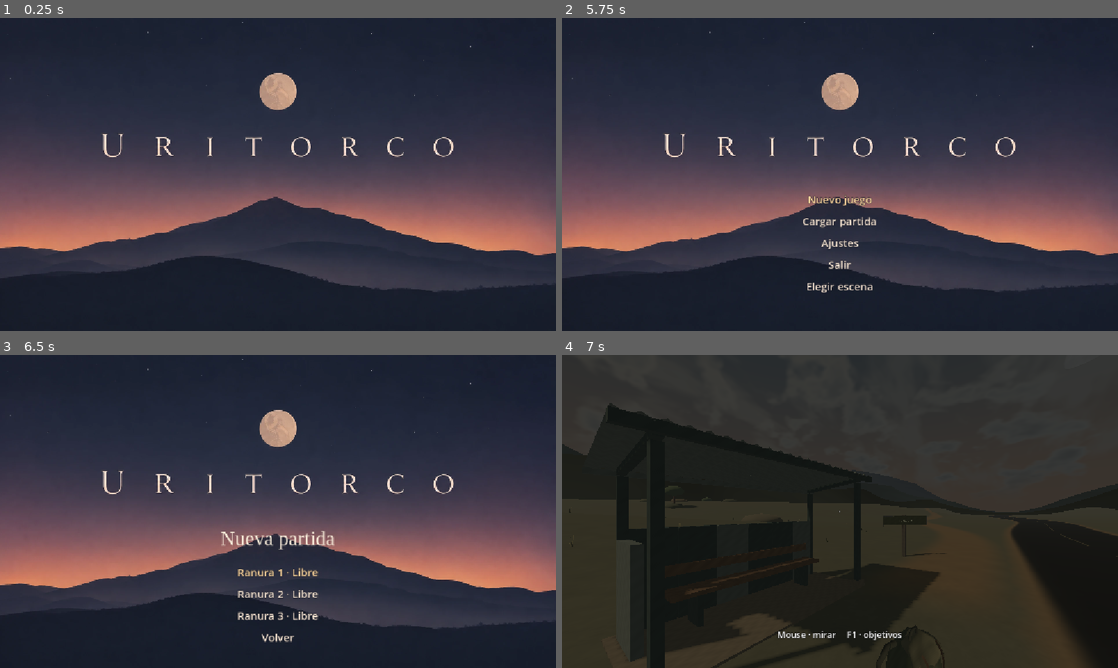
Above: before the commit, frames 1-4 (two rows, left to right).
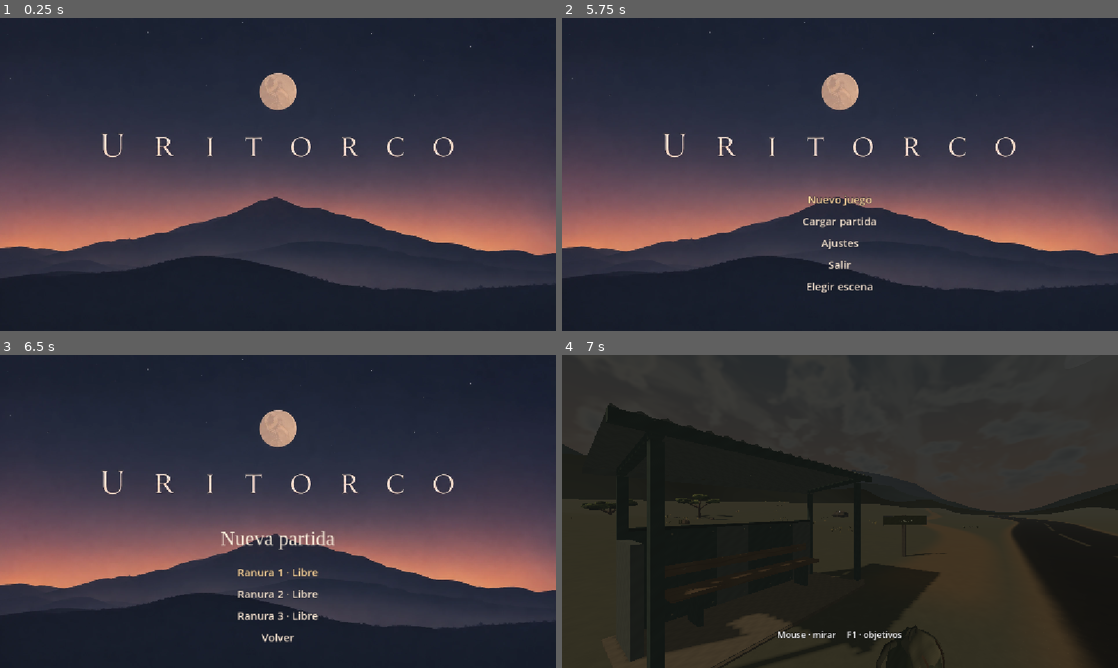
Above: after the commit, the same moments.

Repository: ignacioaragues/uritorco
Game: Godot game, scene res://main.tscn
Two runs of this game, one before a commit and one after it. Both use one fixed random seed, a clock stepped at 60 frames per second and the inputs below. Sound files missing from this copy of the repository are replaced by a short silence.
Inputs (mouse positions are in pixels of both pictures, inside the frame that each line leads up to):
- Up to frame 1 (0.25 s): no input
- Up to frame 2 (5.75 s): tap Enter at 0.5, 2, 3.5 s; move the mouse to (962, 158) at 0.52 s; hold Right 0.53-1.28 s; tap E at 0.6, 4.55, 5.1 s; click (962, 158) at 0.67 s; tap Space at 0.77, 1.07, 1.25, 1.52, 1.82, 2.75, 3.02, 3.32, 3.77, 3.8, 4.07, 4.25, 4.35, 4.52, 4.82 s; tap L at 0.8, 1.35, 5.3 s; move the mouse to (728, 190) at 1.27 s; hold Down 1.28-2.03 s; click (728, 190) at 1.42 s; tap B at 1.55, 2.1 s; move the mouse to (895, 105) at 2.02 s; hold Right 2.03-2.78 s; click (895, 105) at 2.17 s; tap Tab at 2.3, 2.85 s; move the mouse to (812, 237) at 2.77 s; hold Up 2.78-3.53 s; click (812, 237) at 2.92 s; tap M at 3.05, 3.6 s; move the mouse to (1006, 221) at 3.52 s; hold Left 3.53-5.03 s; click (1006, 221) at 3.67 s; tap Escape at 4.15 s; move the mouse to (673, 127) at 4.27 s; click (673, 127) at 4.42 s; move the mouse to (867, 174) at 5.02 s; hold Down from 5.03 s (still down); click (867, 174) at 5.17 s
- Up to frame 3 (6.5 s): release Down at 5.75 s; click "Nuevo juego" at 5.75 s
- Up to frame 4 (7 s): click "Ranura 1 · Libre" at 6.5 s

Frames 1-3 are identical in both runs. In frame 4, 0.4% of the frame differs, in the area x 1-58%, y 41-100%.

Commit message:
Afinar el arte del prólogo y la cuerda de la laja

Diff:
--- a/game-recovered/carteleria.gd
+++ b/game-recovered/carteleria.gd
@@ -1,6 +1,7 @@
 extends RefCounted
 
 const Kit = preload("res://equipo_campo.gd")
+const Refuge = preload("res://refugio.gd")
 const STATION := "Puesto de Observación Serrana"
 const DESTINATION := "Capilla del Monte"
 
@@ -110,11 +111,14 @@
 	stop.name = "Abrigo de ómnibus"
 	parent.add_child(stop)
 	stop.position = at
-	var steel := Kit.material("485b55", false, 0.72)
-	var galvanized := Kit.material("7d887e", false, 0.64)
-	var stone := Kit.material("91836a")
-	var seated := Kit.material("8a6c4f", true)
+	var steel := Kit.material("52665c", false, 0.84)
+	var galvanized := Kit.material("777e73", false, 0.79)
+	var stone := Kit.material("9c8b70")
+	var seated := Refuge.wood("907456", true)
+	var edge := Kit.material("415047")
+	var fastener := Kit.material("a39879", false, 0.61)
 	Kit.block(stop, Vector3(0, 0.014, 0.02), Vector3(3.69, 0.034, 1.58), stone)
+	Kit.block(stop, Vector3(0.0, 0.009, 0.823), Vector3(3.68, 0.027, 0.065), Kit.material("85765f"))
 	for sign_x in [-1.68, 1.68]:
 		solid(stop, Vector3(sign_x, 1.10, 0.71), Vector3(0.10, 2.20, 0.105), steel)
 		solid(stop, Vector3(sign_x, 1.01, -0.68), Vector3(0.10, 2.03, 0.105), steel)
@@ -124,8 +128,12 @@
 	for i in 6:
 		var x := -1.38 + i * 0.55
 		Kit.block(stop, Vector3(x, 0.69, -0.70), Vector3(0.528, 1.33, 0.10), galvanized if i % 3 == 2 else steel)
+		for y in [0.11, 1.268]:
+			var bolt := Kit.cylinder(stop, Vector3(x + 0.202, y, -0.644), 0.011, 0.011, 0.009, fastener)
+			bolt.rotation.x = PI * 0.5
 	solid(stop, Vector3(0, 0.69, -0.735), Vector3(3.35, 1.34, 0.09), steel)
 	solid(stop, Vector3(-1.68, 0.62, -0.30), Vector3(0.108, 1.24, 0.71), galvanized)
+	Kit.block(stop, Vector3(0.0, 1.356, -0.69), Vector3(3.35, 0.044, 0.113), edge)
 	Kit.block(stop, Vector3(0, 2.285, 0.869), Vector3(3.98, 0.103, 0.072), steel)
 	Kit.block(stop, Vector3(0, 2.085, -0.888), Vector3(3.98, 0.073, 0.068), galvanized)
 	roof(stop, galvanized)
@@ -137,3 +145,6 @@
 	for x in [-1.0, 1.0]:
 		solid(stop, Vector3(x, 0.25, -0.30), Vector3(0.071, 0.47, 0.35), steel, bench_tag)
 	solid(stop, Vector3(0, 0.773, -0.51), Vector3(2.68, 0.142, 0.064), seated, bench_tag)
+	for x in [-1.08, 1.08]:
+		var bolt := Kit.cylinder(stop, Vector3(x, 0.773, -0.474), 0.013, 0.013, 0.008, fastener)
+		bolt.rotation.x = PI * 0.5
--- a/game-recovered/llegada.gd
+++ b/game-recovered/llegada.gd
@@ -3,6 +3,8 @@
 const Signage = preload("res://carteleria.gd")
 const FieldKit = preload("res://equipo_campo.gd")
 const Refuge = preload("res://refugio.gd")
+const Flora = preload("res://flora.gd")
+const Stone = preload("res://piedra_serrana.gd")
 const STOP_START := Vector3(-2.82, 0.12, -6.43)
 const STOP_CENTER := Vector3(-0.57, 0.0, -9.55)
 const BRIDGE_WATER_Y := -0.71
@@ -11,8 +13,14 @@
 
 const ACTIONS = ["Recoger la mochila", "Saltar el tronco", "", "Probar la brújula", "Consultar el mapa", "Trepar con la cuerda", "Encender la linterna", "Seguir el sendero"]
 const HEADINGS = [0.0, -0.52, 0.72, 1.05, -0.8, 0.26, -1.19, 0.5]
-const DUSK = [0.0, 0.0, 0.0, 0.25, 0.51, 0.76, 0.95, 1.0]
-const DARK = [0.0, 0.0, 0.0, 0.02, 0.14, 0.44, 0.76, 0.90]
+const DUSK = [0.0, 0.0, 0.0, 0.25, 0.45, 0.63, 0.91, 1.0]
+const DARK = [0.0, 0.0, 0.0, 0.0, 0.0, 0.0, 0.64, 0.90]
+const LEDGE_ROPE = [
+	Vector3(0.16, 0.073, -10.18), Vector3(0.10, 0.69, -10.29),
+	Vector3(0.10, 1.30, -10.56), Vector3(0.12, 1.44, -10.63),
+	Vector3(0.14, 1.49, -10.73), Vector3(0.19, 1.50, -11.04),
+	Vector3(0.32, 1.55, -11.57),
+]
 const SOIL = ["77765d", "786e50", "697353", "7d7958", "83724f", "777260", "666754", "6f7259"]
 const TRACK = ["9c815c", "aa866a", "98836a", "a88c65", "be9b71", "987457", "937a62", "988571"]
 
@@ -168,19 +176,35 @@
 static func dress_landscape(v, center: Vector3, index: int):
 	var rng := RandomNumberGenerator.new()
 	rng.seed = 263 + 117 * index
+	var stones := Stone.surface()
 	for side in [-1, 1]:
 		for slot in 14:
 			var d := rng.randf_range(-24.0, 84.0)
 			var x: float = side * rng.randf_range(5.3, 27.0) + track_x(index, d)
-			if index == 0 and (absf(d - 3.0) < 6.0 or (x > 0 and absf(-d - branch_z(x)) < 3.8)): continue
-			if index == 2 and absf(d - 10.45) < 4.7: continue
+			if not clear_verge(index, x, d, 3.9): continue
 			var foot := center + Vector3(x, ground_height(index, x, d), -d)
-			var size_m := rng.randf_range(0.64, 1.8)
-			v.stone(foot, Vector3(2.7, 1.0, 2.4) * size_m, ["827b64", "787858", "666950", "89795d"][slot % 4])
-			if slot % 3 == index % 3:
-				v.box(foot + Vector3.UP * size_m, Vector3(0.14, 2.05, 0.16) * size_m, "6b5745")
-				v.stone(foot + Vector3.UP * 2.2 * size_m, Vector3(2.4, 1.42, 2.2) * size_m, ["657551", "58644e", "777856"][slot % 3])
-	dress_verges(v, center, index, rng)
+			if slot % 4 == 1:
+				var species: Flora.Kind = [Flora.Kind.MOLLE, Flora.Kind.TALA, Flora.Kind.ESPINILLO][(floori(slot * 0.25) + index) % 3]
+				Flora.tree(v, foot, species, rng.randf_range(0.82, 1.42), rng.randf() * TAU)
+			else:
+				var size_m := rng.randf_range(0.65, 1.68)
+				var rock := Stone.fragment(stones, foot, Vector3(2.3, 0.66, 1.88) * size_m, rng.randf() * TAU, rng)
+				if absf(x) < 22.0 and d > -10.0 and d < 31.0:
+					Stone.solid(v, foot, rock, "Piedra de la ladera")
+	var roots := dress_verges(center, index, rng, stones)
+	Stone.finish(v, stones, "Piedras de la huella")
+	Flora.grass_batch(v, roots)
+
+static func clear_verge(index: int, x: float, distance: float, shoulder: float) -> bool:
+	if index == 0:
+		var z := -distance
+		var road := -3.0 + 3.1 * sin(x * 0.055) * smoothstep(13.0, 55.0, absf(x))
+		if absf(z - road) < 3.28 + shoulder * 0.21: return false
+		if x > 0.0 and absf(z - branch_z(x)) < shoulder: return false
+		return absf(x - STOP_CENTER.x) > 2.80 or absf(z - STOP_CENTER.z) > 3.9
+	if index == 2 and absf(distance - 10.45) < 5.10: return false
+	if index in [1, 5] and distance > 6.9 and distance < 15.1 and absf(x) < 5.4: return false
+	return absf(x - track_x(index, distance)) > shoulder
 
 static func ridge_materials(v) -> Array[ShaderMaterial]:
 	var materials: Array[ShaderMaterial] = []
@@ -234,38 +258,26 @@
 		v.add_child(ridge)
 		ridge.position = center
 
-static func dress_verges(v, center: Vector3, index: int, rng: RandomNumberGenerator):
-	var grass := SurfaceTool.new()
-	grass.begin(Mesh.PRIMITIVE_TRIANGLES)
-	var material := StandardMaterial3D.new()
-	material.vertex_color_use_as_albedo = true
-	material.cull_mode = BaseMaterial3D.CULL_DISABLED
-	grass.set_material(material)
-	for tuft in 65:
-		var d := rng.randf_range(-12.0, 36.0)
-		var side := -1.0 if tuft % 2 == 0 else 1.0
-		var x := track_x(index, d) + side * rng.randf_range(1.92, 4.8)
-		if index == 0:
-			x = rng.randf_range(-14.0, 20.0)
-			if absf(d - 3.0) < 3.6 or (x > 0 and absf(-d - branch_z(x)) < 2.8): continue
-			if absf(x) < 2.1 and d > 5.6 and d < 9.1: continue
-		elif d > 6.9 and d < 14.8 and index in [1, 2, 5]:
-			continue
-		var root := Vector3(x, ground_height(index, x, d) - 0.022, -d)
-		for blade in 4:
-			var angle := rng.randf() * TAU
-			var lean := Vector3(cos(angle), 0, sin(angle))
-			var offset := lean * rng.randf_range(0.05, 0.14)
-			var width := Vector3(-offset.z, 0, offset.x) * 0.19
-			var tip := root + offset * 1.34 + Vector3.UP * rng.randf_range(0.105, 0.43)
-			for vertex in [root + width, root - width, tip]:
-				grass.set_color(Color("#a9a075") if vertex == tip else Color("#656345"))
-				grass.set_normal(Vector3.UP)
-				grass.add_vertex(vertex)
-	var verge := MeshInstance3D.new()
-	verge.mesh = grass.commit()
-	v.add_child(verge)
-	verge.position = center
+static func dress_verges(center: Vector3, index: int, rng: RandomNumberGenerator, stones: SurfaceTool) -> Array[Vector4]:
+	var roots: Array[Vector4] = []
+	for clump in 100:
+		var distance := rng.randf_range(-10.0, 47.0)
+		var side := -1.0 if clump % 2 == 0 else 1.0
+		var x := track_x(index, distance) + side * rng.randf_range(2.1, 11.5)
+		if index == 0: x = rng.randf_range(-24.0, 28.0)
+		if not clear_verge(index, x, distance, 2.2): continue
+		for tuft in rng.randi_range(2, 5):
+			var t_x := x + rng.randf_range(-0.85, 0.85)
+			var t_d := distance + rng.randf_range(-0.65, 0.65)
+			if not clear_verge(index, t_x, t_d, 1.94): continue
+			var foot := center + Vector3(t_x, ground_height(index, t_x, t_d) - 0.047, -t_d)
+			roots.append(Vector4(foot.x, foot.y, foot.z, rng.randf_range(0.41, 0.97)))
+		if clump % 3 == 0:
+			var foot := center + Vector3(x, ground_height(index, x, distance) - 0.026, -distance)
+			var width := rng.randf_range(0.12, 0.56)
+			Stone.fragment(stones, foot, Vector3(width, width * rng.randf_range(0.27, 0.67), width * 0.73),
+				rng.randf() * TAU, rng)
+	return roots
 
 static func build_stop(v, center: Vector3):
 	Signage.shelter(v, center + STOP_CENTER)
@@ -297,12 +309,18 @@
 	flow.shader = preload("res://arroyo.gdshader")
 	water.material_override = flow
 	water.cast_shadow = GeometryInstance3D.SHADOW_CASTING_SETTING_OFF
+	var nail := FieldKit.material("786b5b", false, 0.62)
 	for index in 16:
 		var plank := center + Vector3(0, -0.067, -7.18 - index * 0.47)
-		var tone: String = ["987954", "8d775e", "9c7c58"][index % 3]
+		var tone: String = ["8c775d", "81725d", "927e64", "877561"][index % 4]
 		var board: MeshInstance3D = v.box(plank, Vector3(2.76, 0.15, 0.47), tone, true)
 		board.get_child(0).set_meta("footstep", &"wood")
-		board.material_override = Refuge.wood(tone, true)
+		(board.mesh as BoxMesh).size.z = 0.459
+		var finish := Refuge.wood(tone, true)
+		finish.set_shader_parameter("grain_strength", 0.125)
+		board.material_override = finish
+		for x in [-1.15, 1.15]:
+			FieldKit.cylinder(board, Vector3(x, 0.076, 0.13), 0.018, 0.016, 0.006, nail)
 	var railing := Refuge.wood("735944")
 	for side in [-1, 1]:
 		var rail: MeshInstance3D = v.box(center + Vector3(side * 1.38, 0.81, -10.45), Vector3(0.13, 0.11, 5.55), "735944", true)
@@ -332,24 +350,57 @@
 			surface.add_vertex(p)
 	surface.generate_normals()
 	var slab: MeshInstance3D = v.prop(surface.commit(), center, "887a6d", true, ACTIONS[5])
-	(slab.material_override as StandardMaterial3D).cull_mode = BaseMaterial3D.CULL_DISABLED
-	for offset in [-1.45, 1.3]:
-		v.stone(center + Vector3(offset, 0.4, -11.0), Vector3(1.05, 1.39, 1.22), "7a7064")
-	var points := [
-		Vector3(0.17, 0.13, -10.14), Vector3(0.075, 0.66, -10.30),
-		Vector3(0.11, 1.19, -10.55), Vector3(0.11, 1.46, -10.82),
-		Vector3(0.20, 1.47, -11.16), Vector3(0.32, 1.58, -11.55)
-	]
-	for i in range(points.size() - 1):
-		var from: Vector3 = center + points[i]
-		var to: Vector3 = center + points[i + 1]
-		var sway: MeshInstance3D = v.box(from.lerp(to, 0.5), Vector3(0.033, 0.033, from.distance_to(to) + 0.035), "c7a278")
-		sway.look_at(to)
+	slab.get_child(0).set_meta("footstep", &"stone")
+	slab.mesh = ledge_face(rows)
+	var rock := Stone.paint("#948371")
+	rock.set_shader_parameter("bedding", 0.72)
+	slab.material_override = rock
+	var pieces := Stone.surface()
+	var rng := RandomNumberGenerator.new()
+	rng.seed = 53091
+	for offset in [-1.54, 1.47]:
+		Stone.fragment(pieces, center + Vector3(offset, 0.37, -11.02), Vector3(0.98, 0.93, 1.44), offset * 0.48, rng)
+		Stone.fragment(pieces, center + Vector3(offset * 0.91, 0.12, -10.32), Vector3(0.68, 0.39, 0.74), -offset, rng)
+	Stone.finish(v, pieces, "Piedras junto a la laja")
+	var points := PackedVector3Array()
+	for point: Vector3 in LEDGE_ROPE: points.append(center + point)
+	var hemp := Refuge.cloth("bbaa83", "a4906e", 0.19)
+	FieldKit.cord(v, points, 0.023, hemp)
+	var peg := FieldKit.material("655345", false, 0.64)
+	var anchor: Vector3 = center + LEDGE_ROPE.back()
+	FieldKit.cylinder(v, anchor + Vector3.DOWN * 0.07, 0.018, 0.018, 0.13, peg)
 	var knot := TorusMesh.new()
-	knot.inner_radius = 0.037
-	knot.outer_radius = 0.082
-	var loop: MeshInstance3D = v.prop(knot, center + Vector3(0.32, 1.55, -11.55), "b9956a")
-	loop.rotation.z = 0.4
+	knot.inner_radius = 0.030
+	knot.outer_radius = 0.058
+	var loop := FieldKit.mesh_part(v, knot, anchor, peg)
+	loop.rotation.x = 0.68
+
+static func ledge_face(rows: Array) -> ArrayMesh:
+	const COLUMNS := 15
+	const STEPS_PER_ROW := 4
+	var surface := SurfaceTool.new()
+	surface.begin(Mesh.PRIMITIVE_TRIANGLES)
+	var last_row := rows.size() - 1
+	for row in range(last_row * STEPS_PER_ROW + 1):
+		var level := float(row) / STEPS_PER_ROW
+		var segment := mini(floori(level), last_row - 1)
+		var step := level - segment
+		for column in COLUMNS:
+			var across := float(column) / (COLUMNS - 1)
+			var lower: Vector3 = rows[segment][0].lerp(rows[segment][1], across)
+			var upper: Vector3 = rows[segment + 1][0].lerp(rows[segment + 1][1], across)
+			var point := lower.lerp(upper, step)
+			var shoulder := smoothstep(0.22, 1.55, absf(point.x))
+			point.z += sin(point.x * 5.8 + level * 3.7) * 0.11 * shoulder
+			point.y += sin(point.x * 3.28 - level * 1.5) * shoulder * 0.064
+			surface.add_vertex(point)
+			if row > 0 and column > 0:
+				var a := (row - 1) * COLUMNS + column - 1
+				for vertex in [a, a + COLUMNS, a + 1, a + 1, a + COLUMNS, a + COLUMNS + 1]:
+					surface.add_index(vertex)
+	surface.generate_normals()
+	return surface.commit()
+
 static func sign_at(v, point: Vector3, caption: String):
 	v.box(point + Vector3(0, 0.85, 0), Vector3(0.1, 1.7, 0.1), "5e5042")
 	v.box(point + Vector3.UP * 1.55, Vector3(1.55, 0.48, 0.09), "514d40")
--- a/game-recovered/llegada_suelo.gdshader
+++ b/game-recovered/llegada_suelo.gdshader
@@ -5,42 +5,72 @@
 uniform vec4 track_tint : source_color;
 uniform sampler2D brushwork : filter_linear_mipmap, repeat_enable;
 varying vec3 ground;
+varying float slope_amount;
 
 void vertex() {
 	ground = VERTEX;
+	slope_amount = 1.0 - abs(NORMAL.y);
+}
+
+float pigment(vec3 sample_color) {
+	return dot(sample_color, vec3(0.30, 0.59, 0.11));
+}
+
+float stone_grit(vec2 p) {
+	vec2 grid = floor(p);
+	float seed = fract(sin(dot(grid, vec2(41.7, 289.1))) * 19348.37);
+	vec2 chip = fract(p) - (0.28 + vec2(seed, fract(seed * 7.3)) * 0.44);
+	float facets = abs(chip.x) + abs(chip.y) * 0.81;
+	return step(0.62, seed) * (1.0 - smoothstep(0.098, 0.158, facets));
 }
 
 void fragment() {
 	float distance = -ground.z;
 	float pixel_size = max(length(dFdx(ground.xz)), length(dFdy(ground.xz)));
-	float grain = sin(ground.x * 5.1 + sin(ground.z * 2.1)) * sin(ground.z * 3.7);
-	grain *= 1.0 - smoothstep(0.08, 0.42, pixel_size);
 	vec2 p = ground.xz;
-	vec3 broad_brush = texture(brushwork, p * 0.085).rgb;
-	vec3 fine_brush = texture(brushwork, vec2(p.x + p.y * 0.21, p.y - p.x * 0.18) * 0.47).rgb;
-	float strokes = dot(mix(broad_brush, fine_brush, 0.65), vec3(0.30, 0.59, 0.11));
-	float edge_wear = (strokes - 0.5) * 0.67;
+	float earth = pigment(texture(brushwork, p * 0.108).rgb);
+	vec2 brush_dir = vec2(p.x + p.y * 0.37, p.y - p.x * 0.34);
+	float brush = pigment(texture(brushwork, brush_dir * 0.39 + vec2(0.17, 0.43)).rgb);
+	float edge_wear = (earth - 0.5) * 1.3 + (brush - 0.5) * 0.52;
 	float x = 4.7 * sin(distance * 0.103) * smoothstep(15.0, 29.0, abs(distance));
 	if (fragment_index == 3) { x = 3.6 * sin(distance * 0.13); }
 	if (fragment_index == 4) { x = -4.8 * sin(distance * 0.105); }
 	if (fragment_index == 6) { x = 5.0 * sin(distance * 0.113); }
 	if (fragment_index == 7) { x = -4.4 * sin(distance * 0.14) + 0.11 * distance; }
-	float track = 1.0 - smoothstep(0.76, 1.79, abs(ground.x - x) + grain * 0.16 + edge_wear);
-	vec3 color = mix(soil_tint.rgb, track_tint.rgb, track);
+	float track = 1.0 - smoothstep(0.70, 1.86, abs(ground.x - x) + edge_wear);
+	vec3 meadow = soil_tint.rgb * (0.91 + 0.19 * earth);
+	vec3 trail = track_tint.rgb * (0.86 + 0.28 * earth);
+	vec3 color = mix(meadow, trail, track);
+	if (fragment_index == 1 || fragment_index == 5) {
+		float slope = smoothstep(0.16, 0.72, slope_amount);
+		float exposure = brush * 0.64 + earth * 0.36;
+		vec3 cut = mix(trail, vec3(0.41, 0.35, 0.30), 0.57) * (0.79 + exposure * 0.33);
+		color = mix(color, cut, slope * 0.90);
+	}
+	float detail = 0.0;
+	if (pixel_size < 0.075) {
+		detail = stone_grit(brush_dir * 14.2) * (1.0 - smoothstep(0.022, 0.075, pixel_size));
+	}
+	color += vec3(0.061, 0.053, 0.041) * detail * mix(0.28, 0.68, track);
 	if (fragment_index == 0) {
 		float road_center = -3.0 + 3.1 * sin(ground.x * 0.055) * smoothstep(13.0, 55.0, abs(ground.x));
 		float edge = abs(ground.z - road_center);
-		float asphalt = 1.0 - smoothstep(2.51, 2.84, edge);
-		float verge = 1.0 - smoothstep(2.72, 3.37, edge + grain * 0.09);
+		float asphalt = 1.0 - smoothstep(2.49, 2.86, edge + edge_wear * 0.34);
+		float verge = 1.0 - smoothstep(2.67, 3.56, edge + edge_wear * 0.92);
 		float branch_z = -7.6 - 0.245 * (ground.x - 2.8) + 1.7 * sin((ground.x - 2.8) * 0.15);
 		float branch = smoothstep(0.2, 2.5, ground.x) * (1.0 - smoothstep(0.70, 1.74, abs(ground.z - branch_z) + edge_wear));
-		color = mix(soil_tint.rgb, track_tint.rgb, max(verge, branch));
-		vec3 paint = mix(vec3(0.108, 0.12, 0.115), vec3(0.19, 0.19, 0.17), smoothstep(2.10, 2.84, edge) * 0.56);
-		color = mix(color, paint, asphalt);
-		float center_line = (1.0 - smoothstep(0.033, 0.060, edge)) * step(2.8, mod(ground.x, 9.2)) * smoothstep(0.24, 0.43, strokes);
-		color = mix(color, vec3(0.5, 0.46, 0.34), center_line * 0.76);
+		color = mix(meadow, trail, max(verge, branch));
+		color += vec3(0.061, 0.053, 0.041) * detail * mix(0.22, 1.0, verge);
+		float dust = smoothstep(1.79, 2.94, edge + edge_wear);
+		float patch = smoothstep(0.41, 0.57, brush) * smoothstep(0.36, 0.59, earth);
+		vec3 seal = mix(vec3(0.104, 0.111, 0.110), vec3(0.132, 0.136, 0.129), patch);
+		seal = mix(seal, vec3(0.22, 0.207, 0.172), dust * 0.55);
+		color = mix(color, seal + vec3(0.042, 0.033, 0.023) * detail, asphalt);
+		float stripe = 1.0 - smoothstep(0.046, 0.062 + min(0.10, pixel_size), edge);
+		float center_line = stripe * step(2.8, mod(ground.x, 9.2)) * smoothstep(0.28, 0.55, brush);
+		color = mix(color, vec3(0.51, 0.47, 0.36), center_line * 0.72);
 	}
-	float variation = 0.95 + clamp((strokes - 0.50) * 1.25, -0.18, 0.18) + 0.018 * grain;
+	float variation = 0.95 + clamp((brush - 0.50) * 0.96, -0.11, 0.12);
 	ALBEDO = color * variation;
 	ROUGHNESS = 1.0;
 }
--- a/game-recovered/main.gd
+++ b/game-recovered/main.gd
@@ -287,6 +287,7 @@
 func approach(reset_position: bool = false):
 	walk()
 	mode = "approach"
+	valley.restore_light(Arrival.DUSK[page], Arrival.DARK[page])
 	Arrival.show_fragment(valley, page)
 	var center: = Arrival.origin(page)
 	if reset_position or player.position.distance_to(center) > 80:
@@ -375,7 +376,6 @@
 func next_memory():
 	page += 1
 	if page < memories.size():
-		valley.restore_light(Arrival.DUSK[page], Arrival.DARK[page])
 		approach(true)
 	else:
 		music.close(1.25)
--- a/game-recovered/piedra_serrana.gdshader
+++ b/game-recovered/piedra_serrana.gdshader
@@ -2,10 +2,13 @@
 
 uniform vec4 stone_tint : source_color = vec4(0.54, 0.49, 0.43, 1.0);
 uniform bool colored_mesh = true;
+uniform float bedding = 0.0;
 varying vec3 rock_position;
+varying vec3 local_rock;
 
 void vertex() {
 	rock_position = (MODEL_MATRIX * vec4(VERTEX, 1.0)).xyz;
+	local_rock = VERTEX;
 }
 
 void fragment() {
@@ -25,6 +28,18 @@
 	vec3 paint = colored_mesh ? COLOR.rgb : stone_tint.rgb;
 	vec3 stone = paint * (0.96 + 0.085 * broad + 0.037 * grit);
 	stone *= mix(vec3(0.74, 0.78, 0.77), vec3(1.08, 1.02, 0.95), smoothstep(-0.68, 0.72, stain));
+	if (bedding > 0.0) {
+		float x = local_rock.x;
+		float height = local_rock.y + 0.09 * sin(x * 2.1) + 0.025 * sin(x * 7.8 + local_rock.z);
+		float lower_joint = 1.0 - smoothstep(0.008, 0.044, abs(height - 0.35 + x * 0.062));
+		float upper_joint = 1.0 - smoothstep(0.006, 0.033, abs(height - 0.99 - x * 0.037));
+		float slant = x + 0.62 + 0.37 * height + 0.06 * sin(height * 14.2);
+		float split = (1.0 - smoothstep(0.007, 0.041, abs(slant))) * (1.0 - smoothstep(0.89, 1.32, height));
+		float cracks = lower_joint * smoothstep(-1.21, -0.15, x)
+			+ upper_joint * (1.0 - smoothstep(0.19, 1.23, x)) + split * 0.7;
+		float grain_break = 0.72 + 0.28 * sin(x * 7.0 + height * 11.9);
+		stone *= 1.0 + bedding * (0.10 * broad - min(1.0, cracks) * 0.35 * grain_break);
+	}
 	ALBEDO = stone + quartz * vec3(0.61, 0.51, 0.39);
 	ROUGHNESS = 0.94;
 }
Not shown, changed: PENDIENTES.md
